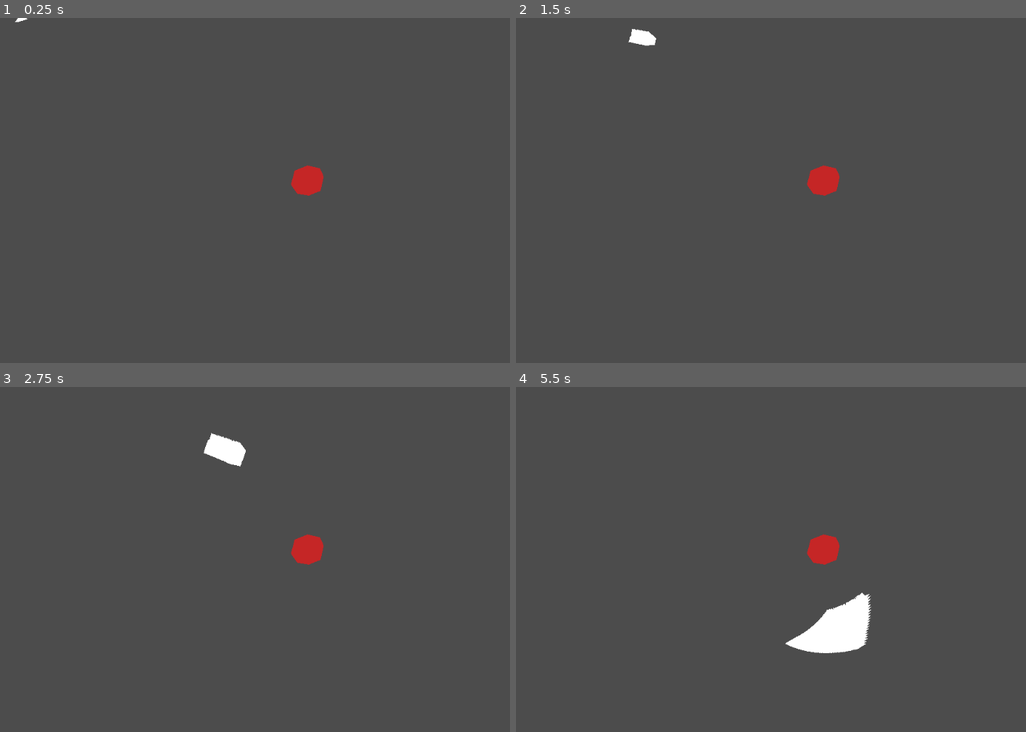
Above: before the commit, frames 1-4 (two rows, left to right).
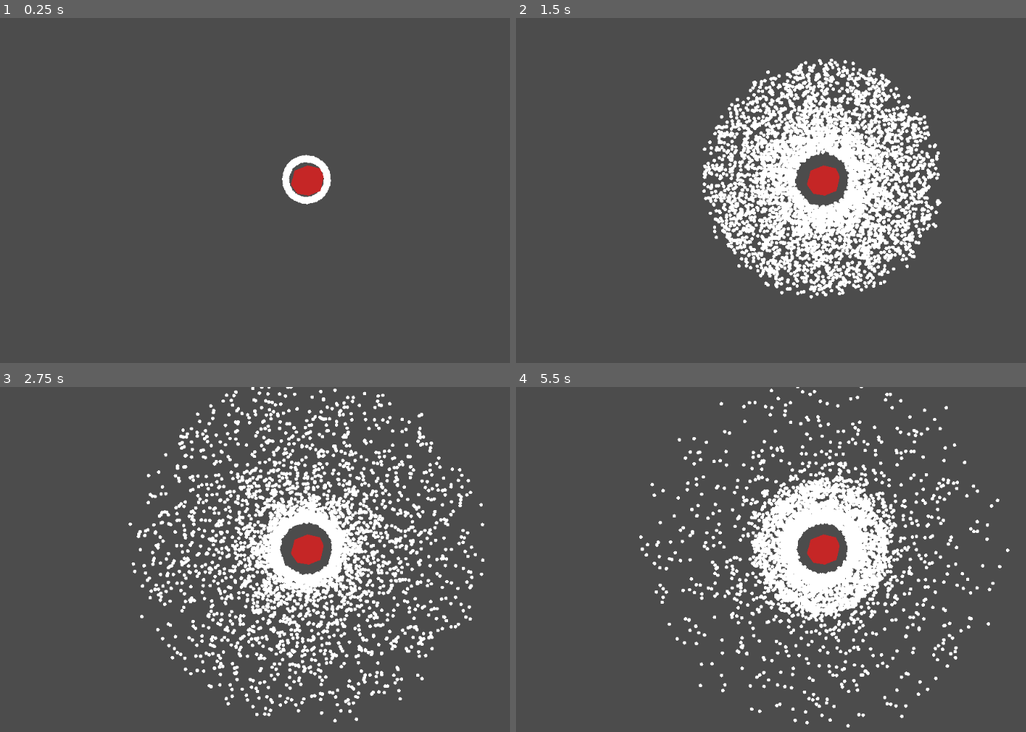
Above: after the commit, the same moments.

Repository: t-karcher/ShipTest
Game: Godot game, scene res://Main.tscn
The game is run twice, just before and just after one commit, with the same random seed, the same clock (stepped at 60 frames per second) and the same inputs.
Inputs:
- Up to frame 1 (0.25 s): no input
- Up to frame 2 (1.5 s): no input
- Up to frame 3 (2.75 s): no input
- Up to frame 4 (5.5 s): no input

The runs differ from the first frame. In frame 1, 0.6% of the frame differs, in the area x 2-65%, y 0-55%; in frame 2, 16%, in the area x 21-84%, y 3-82%; in frame 3, 15%; in frame 4, 13%.

Commit message:
ship subscene replaced with direct draw calls

Diff:
--- a/Main.gd
+++ b/Main.gd
@@ -1,15 +1,27 @@
 extends Node2D
 
-var ShipScene = preload("res://Ship.tscn")
-onready var planet_pos = $Planet.position
-var ships = []
+const SHIP_COUNT = 5000
+
+onready var planet_pos : Vector2 = $Planet.position
+
+var ship_pos   : PoolVector2Array = []
+var ship_rot   : PoolRealArray    = []
+var ship_prox  : PoolRealArray    = []
+var ship_speed : PoolRealArray    = []
 
 func _ready():
-	for i in range (3000):
-		ships.append(ShipScene.instance())
-		add_child(ships[-1])
+	for _i in range (SHIP_COUNT):
+		ship_pos.append(planet_pos)
+		ship_rot.append(2 * PI * randf())
+		ship_prox.append(0.4 + randf() * 1.6)
+		ship_speed.append(140 + randf() * 20)
 
 func _process(delta):
-	for ship in ships:
-		ship.rotation = lerp_angle(ship.rotation, (planet_pos - ship.position).angle(), ship.prox * delta)
-		ship.position += Vector2(1,0).rotated(ship.rotation) * ship.speed * delta
+	for i in range (SHIP_COUNT):
+		ship_rot[i] = lerp_angle(ship_rot[i], (planet_pos - ship_pos[i]).angle(), ship_prox[i] * delta)
+		ship_pos[i] += Vector2(1,0).rotated(ship_rot[i]) * ship_speed[i] * delta
+	update()
+
+func _draw():
+	for i in range (SHIP_COUNT):
+		draw_circle(ship_pos[i], 3, Color.white)
--- a/Ship.gd
+++ /dev/null
@@ -1,4 +0,0 @@
-extends Polygon2D
-
-var prox : float = .4 + randf() * .2
-var speed : int = 140 + randf() * 20
--- a/Ship.tscn
+++ /dev/null
@@ -1,7 +0,0 @@
-[gd_scene load_steps=2 format=2]
-
-[ext_resource path="res://Ship.gd" type="Script" id=1]
-
-[node name="Ship" type="Polygon2D"]
-polygon = PoolVector2Array( 8, 0, -8.75, -8, -4, -0.25, -8.5, 6.25 )
-script = ExtResource( 1 )
